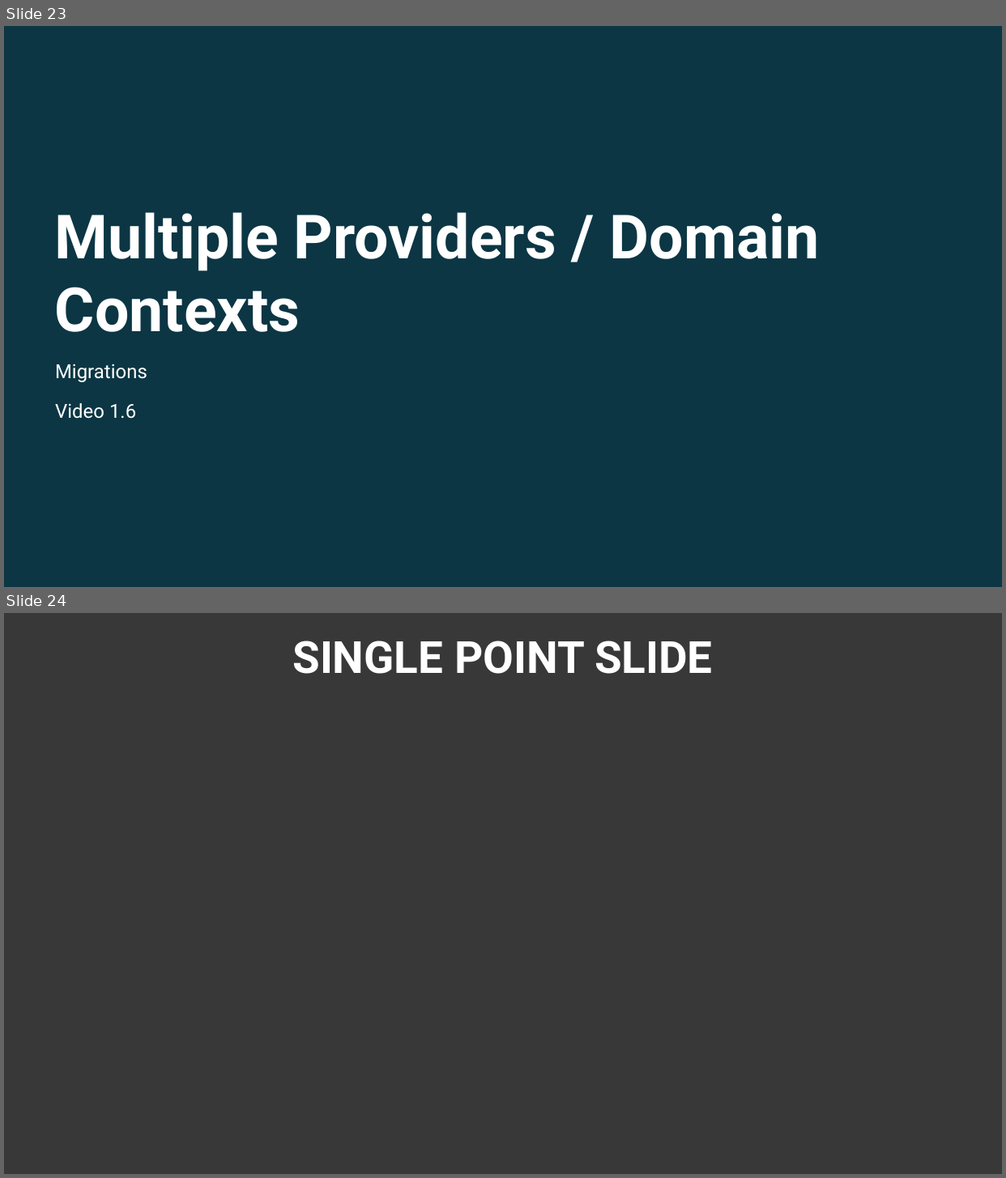
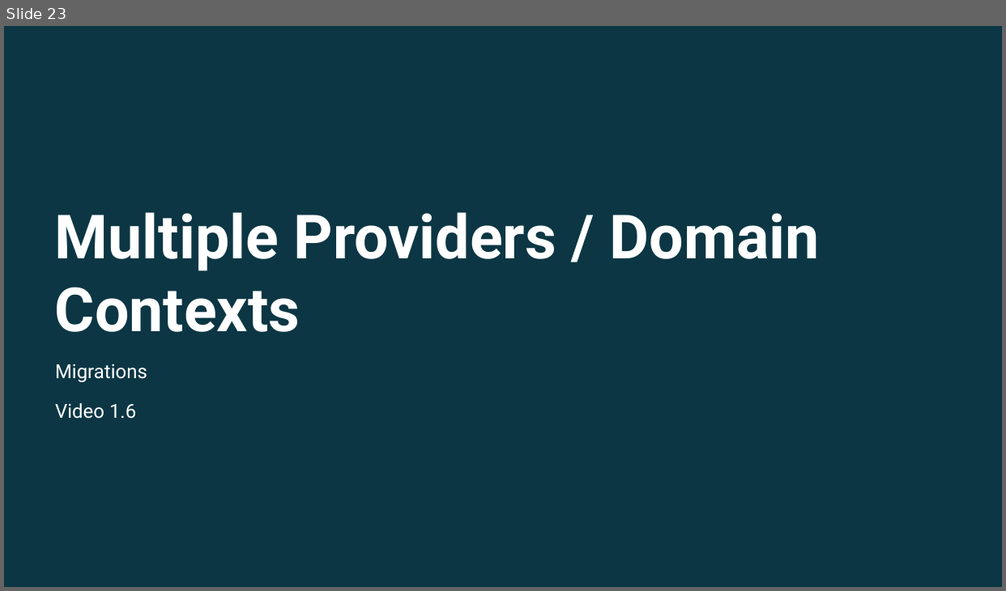
Before and after one commit to twalkerb/Entity-foundation-.NET-6, a slide deck: Sections/Section 1/Entity Fundamentals Using .NET 6_Section 1.pptx. Shown one above the other, each under a label of ours: slides 23 and 24 before the commit, slide 23 after it. The pictures are 1006x1178 and 1006x591 pixels, drawn with LibreOffice and Linux fonts; fonts in the diff are those of the drawing; background and template pictures are left out; a plain dark background stands for a picture behind light text. Boxes give left, top, right and bottom in pixels: in the first picture for what was removed or moved away, otherwise in the second. Text is boxed around its words. In the diff, an @@ line names an element or a change of style, - is before the commit and + after.

```diff
--- a/Sections/Section 1/Entity Fundamentals Using .NET 6_Section 1.pptx
+++ b/Sections/Section 1/Entity Fundamentals Using .NET 6_Section 1.pptx
@@ slide 24 removed at (4, 613, 1002, 1174), background picture (left out) @@
@@ rectangle removed at (4, 613, 1002, 1174) @@
@@ text removed at (292, 641, 713, 674) @@
-SINGLE POINT SLIDE
```
Also in this commit, not shown: 1 slide changed, 1 slide added, 9 other slides removed, 44 other files.
